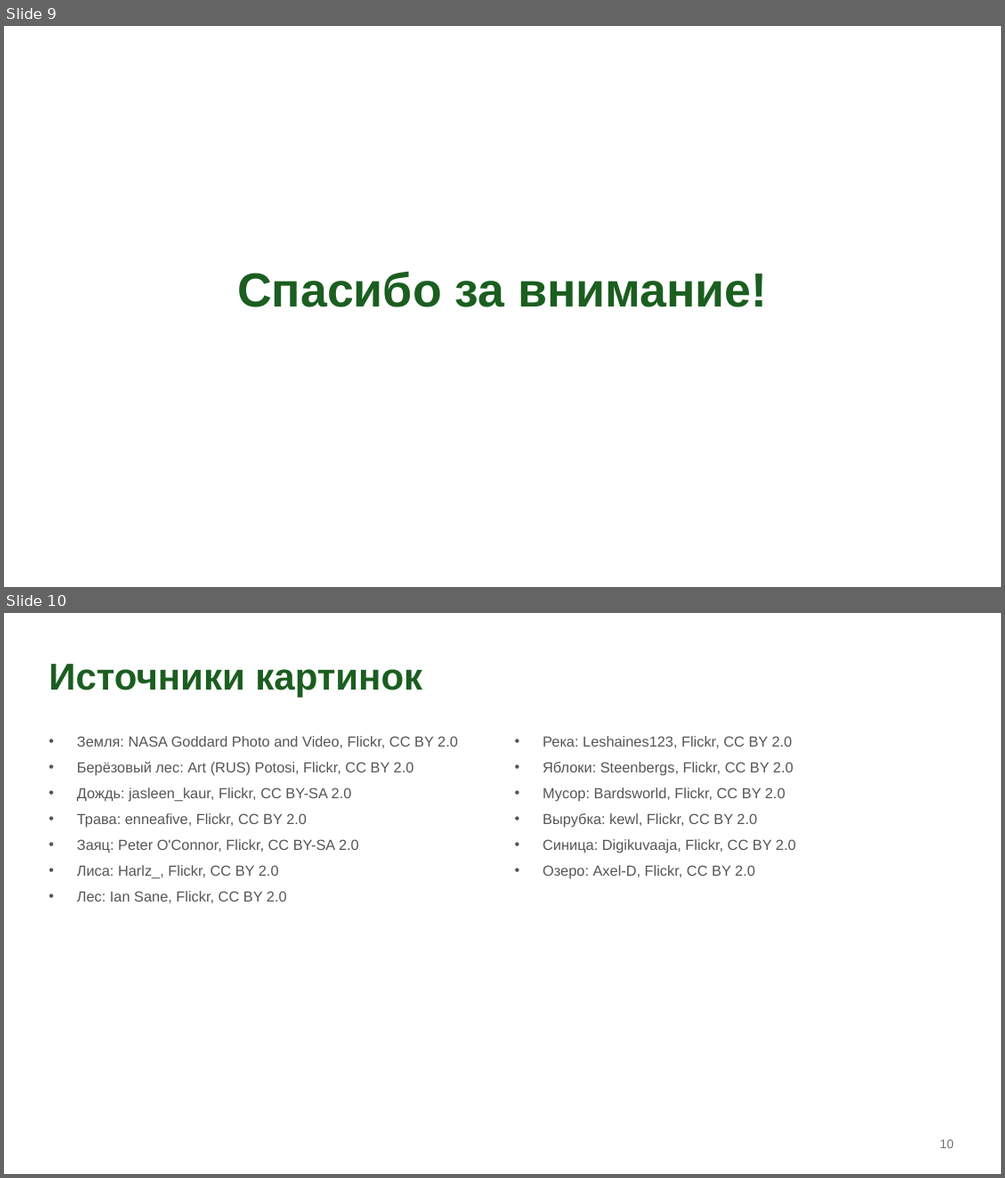
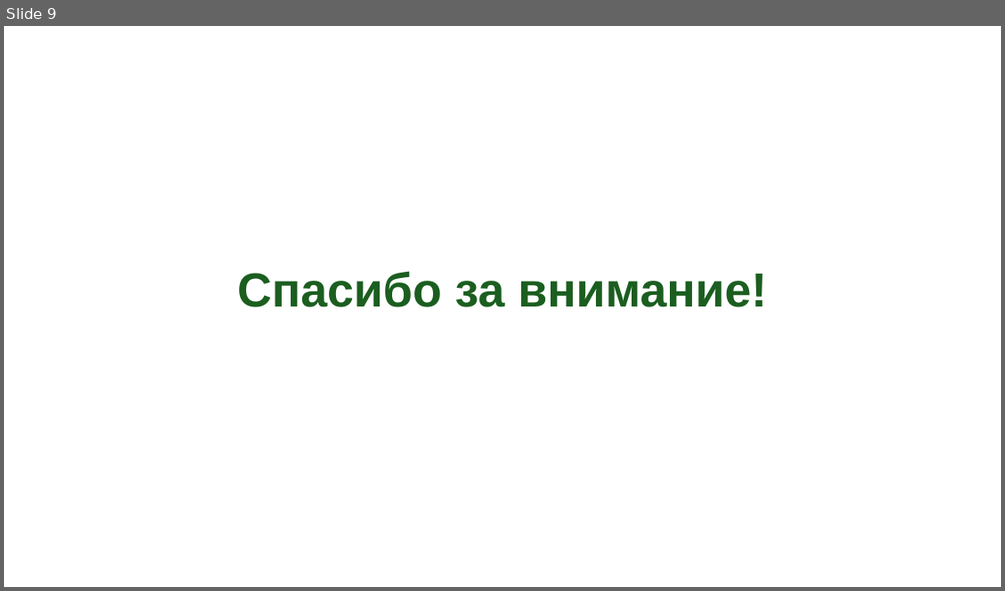
Before and after one commit to mm88vin11/Ozon-Profit, a slide deck: Что такое экология.pptx. Shown one above the other, each under a label of ours: slides 9 and 10 before the commit, slide 9 after it. The pictures are 1005x1178 and 1005x591 pixels, drawn with LibreOffice and Linux fonts; fonts in the diff are those of the drawing; background and template pictures are left out. Boxes give left, top, right and bottom in pixels: in the first picture for what was removed or moved away, otherwise in the second. Text is boxed around its words. In the diff, an @@ line names an element or a change of style, - is before the commit and + after.

```diff
--- a/Что такое экология.pptx
+++ b/Что такое экология.pptx
@@ slide 10 removed at bbox=[4, 613, 1001, 1174], background #FFFFFF @@
@@ title removed at bbox=[48, 664, 422, 697] @@
-Источники картинок
@@ text removed at bbox=[77, 736, 458, 903] @@
-• Земля: NASA Goddard Photo and Video, Flickr, CC BY 2.0
-• Берёзовый лес: Art (RUS) Potosi, Flickr, CC BY 2.0
-• Дождь: jasleen_kaur, Flickr, CC BY-SA 2.0
-• Трава: enneafive, Flickr, CC BY 2.0
-• Заяц: Peter O'Connor, Flickr, CC BY-SA 2.0
-• Лиса: Harlz_, Flickr, CC BY 2.0
-• Лес: Ian Sane, Flickr, CC BY 2.0
@@ text removed at bbox=[542, 736, 796, 879] @@
-• Река: Leshaines123, Flickr, CC BY 2.0
-• Яблоки: Steenbergs, Flickr, CC BY 2.0
-• Мусор: Bardsworld, Flickr, CC BY 2.0
-• Вырубка: kewl, Flickr, CC BY 2.0
-• Синица: Digikuvaaja, Flickr, CC BY 2.0
-• Озеро: Axel-D, Flickr, CC BY 2.0
@@ page number removed at bbox=[939, 1139, 954, 1148] @@
-10
```
